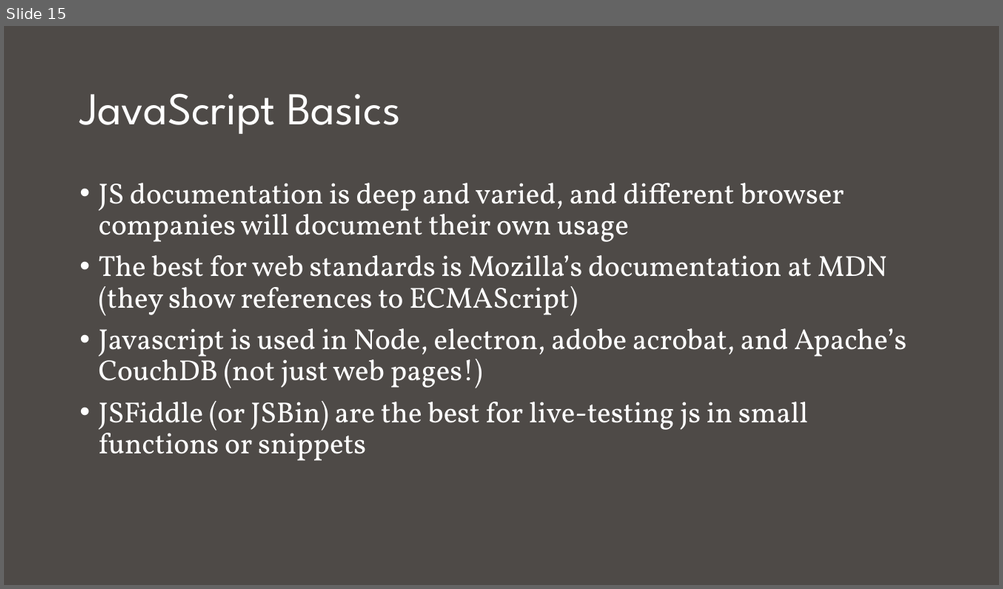
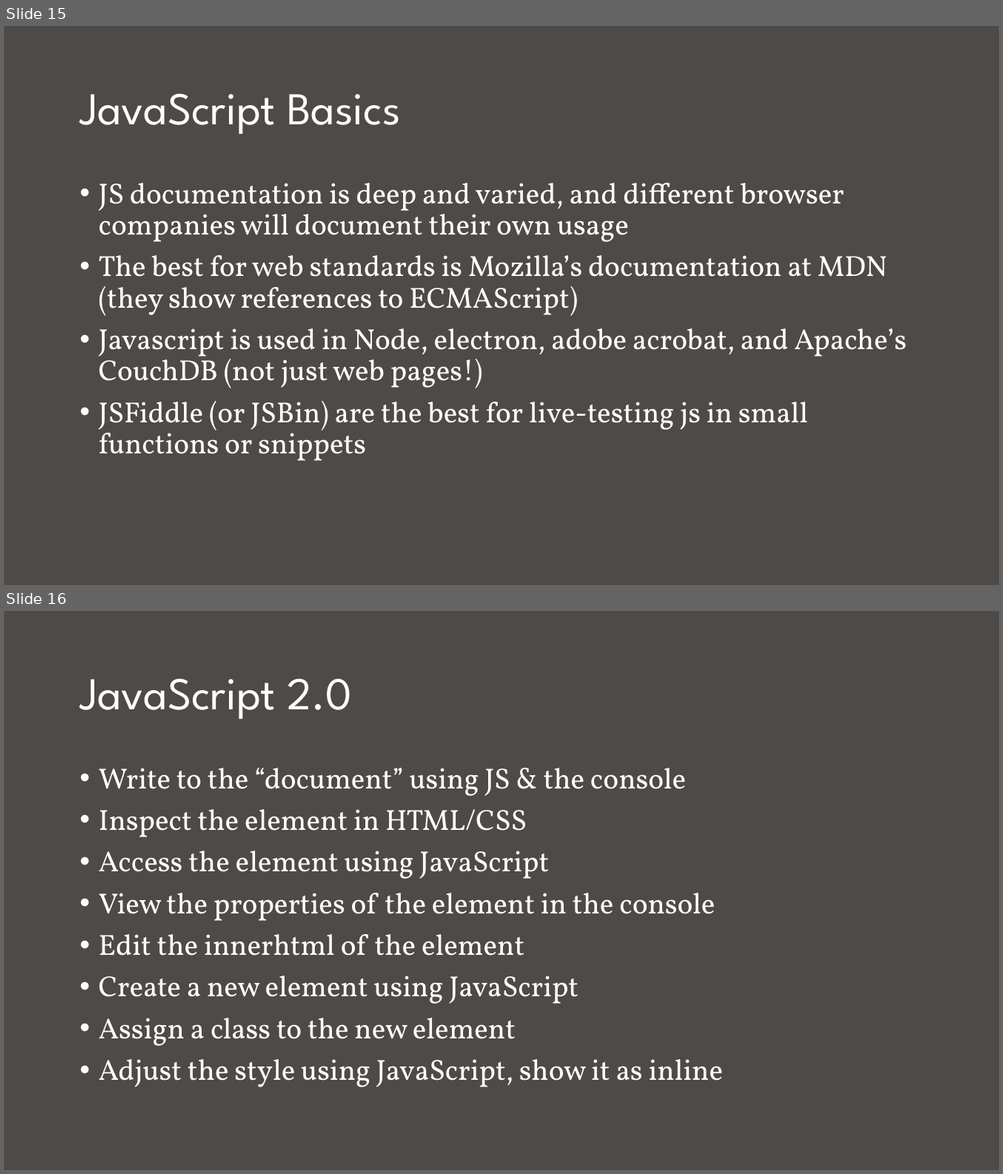
Before and after one commit to ageller/IDEAS_FSS-Vis, a slide deck: IntroToWebTechnology/intro to web.pptx. Shown one above the other, each under a label of ours: slide 15 before the commit, slides 15 and 16 after it. The pictures are 1003x589 and 1003x1174 pixels, drawn with LibreOffice and Linux fonts; fonts in the diff are those of the drawing. Boxes give left, top, right and bottom in pixels: in the first picture for what was removed or moved away, otherwise in the second. Text is boxed around its words. In the diff, an @@ line names an element or a change of style, - is before the commit and + after.

```diff
--- a/IntroToWebTechnology/intro to web.pptx
+++ b/IntroToWebTechnology/intro to web.pptx
@@ slide 16 added at [4, 611, 999, 1170], background #4E4A47 @@
@@ title added at [79, 678, 352, 719], 44 pt, text #FFFFFF @@
+JavaScript 2.0
@@ text added at [99, 768, 723, 1088], 28 pt, text #FFFFFF @@
+• Write to the “document” using JS & the console
+• Inspect the element in HTML/CSS
+• Access the element using JavaScript
+• View the properties of the element in the console
+• Edit the innerhtml of the element
+• Create a new element using JavaScript
+• Assign a class to the new element
+• Adjust the style using JavaScript, show it as inline
```
Also in this commit, not shown: 4 slides changed, 6 other slides added, 3 slides removed, 6 other files.
